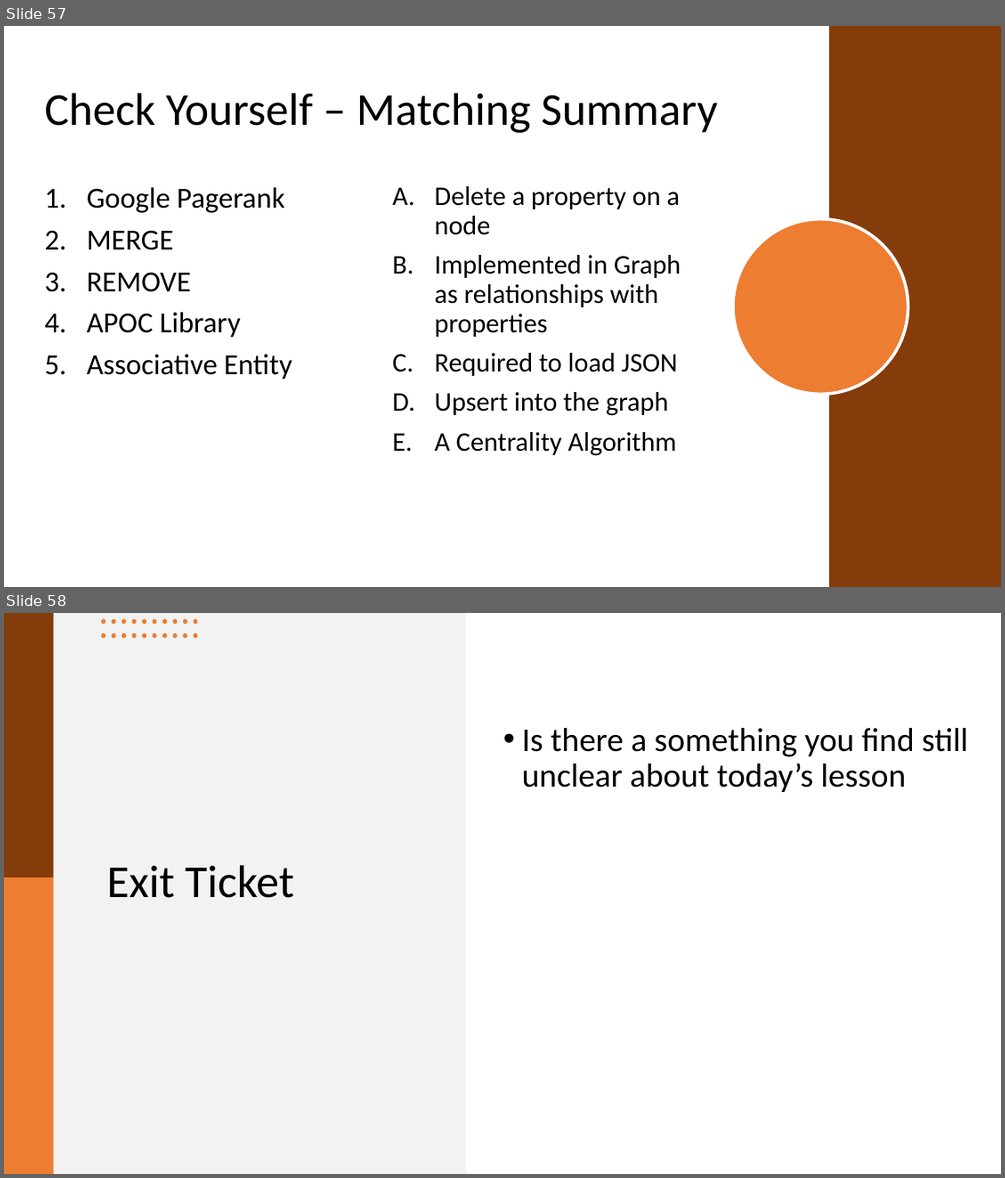
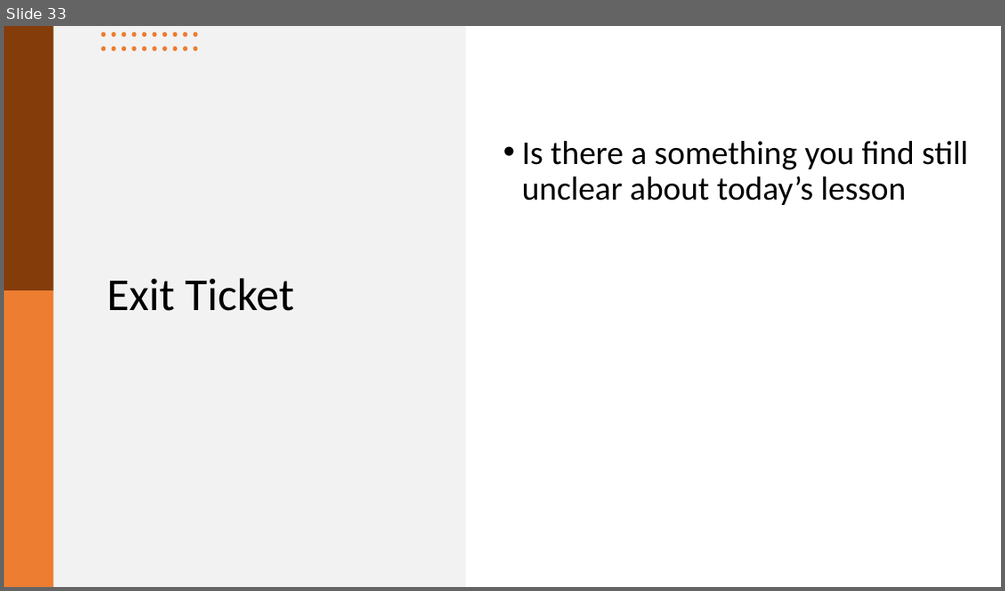
Before and after one commit to mafudge/ist769-old, a slide deck: content/J-Search/J-Search.pptx. Shown one above the other, each under a label of ours: slides 57 and 58 before the commit, slide 33 after it. The pictures are 1005x1178 and 1005x591 pixels, drawn with LibreOffice and Linux fonts; fonts in the diff are those of the drawing; background and template pictures are left out. Boxes give left, top, right and bottom in pixels: in the first picture for what was removed or moved away, otherwise in the second. Text is boxed around its words. In the diff, an @@ line names an element or a change of style, - is before the commit and + after.

```diff
--- a/content/J-Search/J-Search.pptx
+++ b/content/J-Search/J-Search.pptx
@@ slide 57 removed at <box>4,26,1001,587</box>, background #FFFFFF @@
@@ rectangle removed at <box>829,26,1001,587</box> @@
@@ title removed at <box>45,93,717,133</box> @@
-Check Yourself – Matching Summary
@@ text removed at <box>87,187,292,379</box> @@
-1. Google Pagerank
-2. MERGE
-3. REMOVE
-4. APOC Library
-5. Associative Entity
@@ text removed at <box>435,186,680,456</box> @@
-A. Delete a property on a node
-B. Implemented in Graph as relationships with properties
-C. Required to load JSON
-D. Upsert into the graph
-E. A Centrality Algorithm
@@ ellipse removed at <box>733,219,908,394</box> @@
@@ what was slide 58 is now slide 33 @@
```
Also in this commit, not shown: 5 slides changed, 17 slides added, 41 other slides removed, 3 other files.
